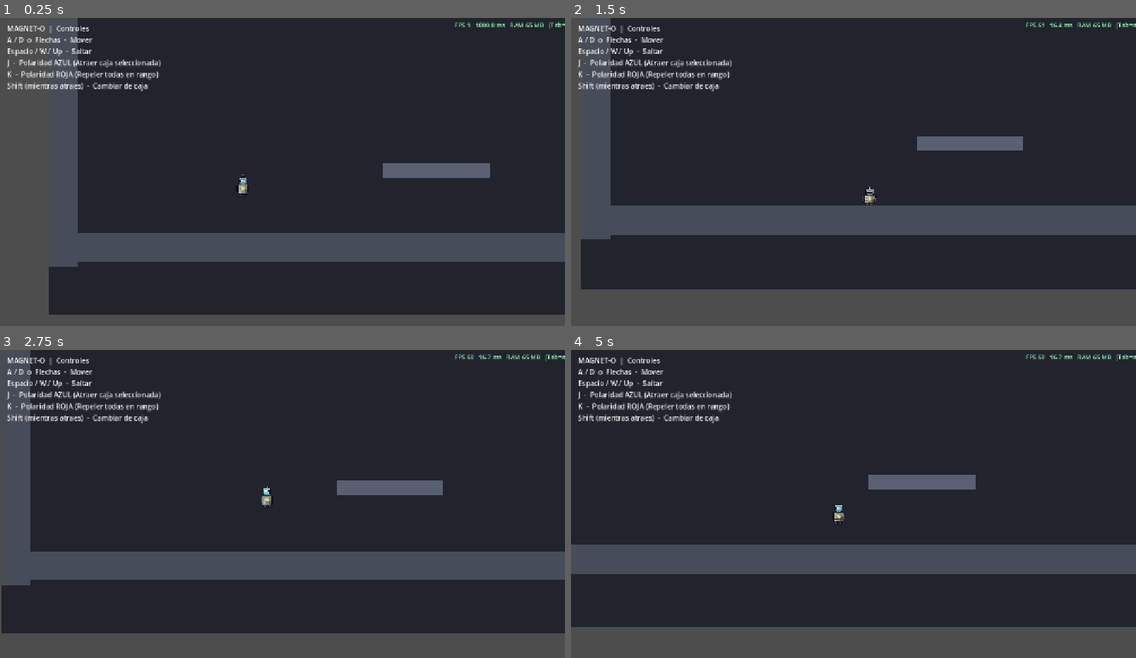
Above: before the commit, frames 1-4 (two rows, left to right).
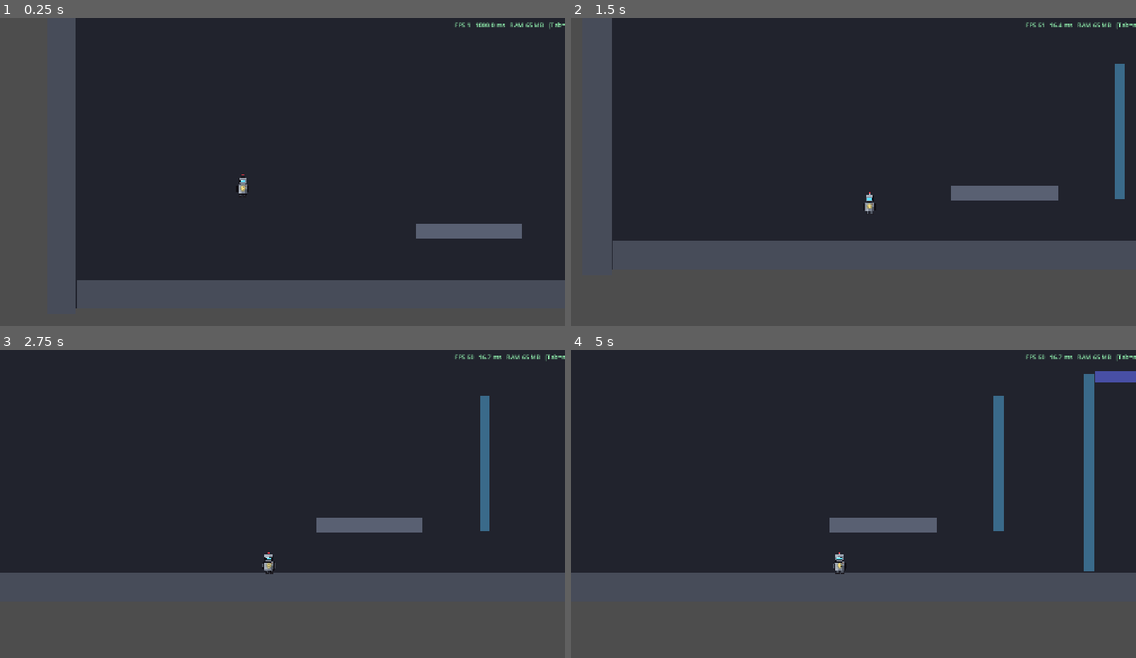
Above: after the commit, the same moments.

Repository: manueleaf/Proyecto_videojuegos_2026_individual
Game: Godot game, scene res://scenes/TestLevel_MagneticWalls.tscn
Two runs of this game, one before a commit and one after it. Both use one fixed random seed, a clock stepped at 60 frames per second and the inputs below. This scene is started directly instead of the project's main scene.
Inputs:
- Up to frame 1 (0.25 s): no input
- Up to frame 2 (1.5 s): tap Enter at 0.5 s; hold D (move_right) from 0.53 s (still down); tap Space (jump) at 0.6, 0.77, 1.07 s; tap J (attract) at 1.35 s
- Up to frame 3 (2.75 s): tap Space (jump) at 1.52, 1.55, 1.82, 2.3 s; release D (move_right) at 2.03 s; hold A (move_left) from 2.03 s (still down); tap Shift (cycle_target) at 2.1 s
- Up to frame 4 (5 s): release A (move_left) at 2.78 s; hold D (move_right) 2.78-4.28 s; tap K (repel) at 2.85 s; tap Space (jump) at 3.02, 3.05, 3.32, 3.77, 3.8, 4.07, 4.52, 4.55, 4.82 s; tap Enter at 3.6 s; hold A (move_left) from 4.28 s (still down); tap R at 4.35 s

The runs differ from the first frame. In frame 1, 22% of the frame differs, in the area x 1-100%, y 0-97%; in frame 2, 29%; in frame 3, 31%; in frame 4, 32%, in the area x 0-100%, y 2-90%.

Commit message:
Agregar desafío de rebote entre paredes magnéticas en el test level
Nueva sección en TestLevel_MagneticWalls con 2 paredes
magnéticas enfrentadas (MagneticWall4 y MagneticWall5) que permiten
subir rebotando con repel (K). Incluye plataforma superior con la
meta y un mensaje de "¡FELICIDADES!" que aparece al completarlo,
mediante nuevo script test_level_magnetic_walls.gd.

Diff:
--- a/scenes/Level3.tscn
+++ b/scenes/Level3.tscn
@@ -121,3 +121,9 @@
 
 [node name="MagneticWall" parent="." unique_id=702983495 instance=ExtResource("11_opw0y")]
 position = Vector2(750, 180)
+
+[node name="MagneticWall2" parent="." unique_id=571784687 instance=ExtResource("11_opw0y")]
+position = Vector2(-250, 180)
+
+[node name="MagneticWall3" parent="." unique_id=467297146 instance=ExtResource("11_opw0y")]
+position = Vector2(330, 250)
--- a/scenes/TestLevel_MagneticWalls.tscn
+++ b/scenes/TestLevel_MagneticWalls.tscn
@@ -1,30 +1,48 @@
 [gd_scene format=3 uid="uid://ssrrxumddcnt"]
 
 [ext_resource type="PackedScene" uid="uid://bwcnaqdf0jv41" path="res://scenes/Player.tscn" id="1_fjjk5"]
+[ext_resource type="Script" uid="uid://cr1qhhnkdpiij" path="res://scripts/test_level_magnetic_walls.gd" id="1_psm33"]
 [ext_resource type="PackedScene" uid="uid://cwssr66c0codc" path="res://scenes/MagneticWall.tscn" id="2_fjjk5"]
+[ext_resource type="PackedScene" uid="uid://cp7eulhk4s5a6" path="res://scenes/Goal.tscn" id="3_of023"]
 
 [sub_resource type="RectangleShape2D" id="GroundShape"]
 size = Vector2(2400, 60)
 
 [sub_resource type="RectangleShape2D" id="WallShape"]
-size = Vector2(60, 800)
+size = Vector2(60, 935.5)
 
 [sub_resource type="RectangleShape2D" id="PlatformShape"]
 size = Vector2(220, 30)
 
+[sub_resource type="RectangleShape2D" id="RectangleShape2D_psm33"]
+size = Vector2(1065, 20)
+
+[sub_resource type="RectangleShape2D" id="RectangleShape2D_fjjk5"]
+size = Vector2(22, 278)
+
+[sub_resource type="RectangleShape2D" id="RectangleShape2D_of023"]
+size = Vector2(19, 413)
+
+[sub_resource type="RectangleShape2D" id="RectangleShape2D_5y8v4"]
+size = Vector2(120, 180)
+
 [node name="TestLevel" type="Node2D" unique_id=2118338464]
+script = ExtResource("1_psm33")
 
 [node name="Background" type="Polygon2D" parent="." unique_id=507234384]
+position = Vector2(50, -20)
 color = Color(0.13, 0.14, 0.18, 1)
-polygon = PackedVector2Array(-1200, -500, 1200, -500, 1200, 500, -1200, 500)
+polygon = PackedVector2Array(-1240, -504, 1200, -500, 1200, 500, -1234, 505)
 
 [node name="Ground" type="StaticBody2D" parent="." unique_id=589207246]
 position = Vector2(0, 360)
 
 [node name="CollisionShape2D" type="CollisionShape2D" parent="Ground" unique_id=1875369890]
+position = Vector2(42, 96)
 shape = SubResource("GroundShape")
 
 [node name="Visual" type="Polygon2D" parent="Ground" unique_id=1965972140]
+position = Vector2(58, 96)
 color = Color(0.28, 0.3, 0.35, 1)
 polygon = PackedVector2Array(-1200, -30, 1200, -30, 1200, 30, -1200, 30)
 
@@ -32,59 +50,60 @@
 position = Vector2(-1170, 0)
 
 [node name="CollisionShape2D" type="CollisionShape2D" parent="LeftWall" unique_id=1526620384]
+position = Vector2(-3, -12)
 shape = SubResource("WallShape")
 
-[node name="Platform2" type="StaticBody2D" parent="LeftWall/CollisionShape2D" unique_id=369477624]
-position = Vector2(1470, 100)
-
-[node name="CollisionShape2D" type="CollisionShape2D" parent="LeftWall/CollisionShape2D/Platform2" unique_id=1677156701]
-shape = SubResource("PlatformShape")
-
-[node name="Visual" type="Polygon2D" parent="LeftWall/CollisionShape2D/Platform2" unique_id=727578998]
-color = Color(0.35, 0.38, 0.45, 1)
-polygon = PackedVector2Array(-110, -15, 110, -15, 110, 15, -110, 15)
-
 [node name="Visual" type="Polygon2D" parent="LeftWall" unique_id=1794715220]
+position = Vector2(-3, -7.999981)
+scale = Vector2(1, 1.2625002)
 color = Color(0.28, 0.3, 0.35, 1)
-polygon = PackedVector2Array(-30, -400, 30, -400, 30, 400, -30, 400)
+polygon = PackedVector2Array(-30, -400, 30, -400, 29.999939, -201.51501, 29.99997, 200.57104, 30, 400, -30, 400, -30, 181.4859)
 
 [node name="RightWall" type="StaticBody2D" parent="." unique_id=596630471]
 position = Vector2(1170, 0)
 
 [node name="CollisionShape2D" type="CollisionShape2D" parent="RightWall" unique_id=1016600846]
+position = Vector2(29, -42.75)
 shape = SubResource("WallShape")
 
 [node name="Visual" type="Polygon2D" parent="RightWall" unique_id=384159549]
+position = Vector2(30, -43.5)
+scale = Vector2(1, 1.17875)
 color = Color(0.28, 0.3, 0.35, 1)
-polygon = PackedVector2Array(-30, -400, 30, -400, 30, 400, -30, 400)
+polygon = PackedVector2Array(-30, -400, 30, -400, 30, -260.67856, 30, -79.00513, 30, 400, -30, 400, -30, -131.91217, -30, -213.51135)
 
 [node name="Platform1" type="StaticBody2D" parent="." unique_id=1041724256]
 position = Vector2(-400, 200)
 
 [node name="CollisionShape2D" type="CollisionShape2D" parent="Platform1" unique_id=1325262596]
+position = Vector2(69, 124)
 shape = SubResource("PlatformShape")
 
 [node name="Visual" type="Polygon2D" parent="Platform1" unique_id=1729535799]
+position = Vector2(66, 126)
 color = Color(0.35, 0.38, 0.45, 1)
 polygon = PackedVector2Array(-110, -15, 110, -15, 110, 15, -110, 15)
 
-[node name="Platform3" type="StaticBody2D" parent="." unique_id=874989579]
-position = Vector2(700, 250)
+[node name="Platformtop" type="StaticBody2D" parent="." unique_id=1926721250]
+position = Vector2(850, 20)
 
-[node name="CollisionShape2D" type="CollisionShape2D" parent="Platform3" unique_id=952728031]
-shape = SubResource("PlatformShape")
+[node name="CollisionShape2D" type="CollisionShape2D" parent="Platformtop" unique_id=109601548]
+position = Vector2(-215.5, 1)
+shape = SubResource("RectangleShape2D_psm33")
 
-[node name="Visual" type="Polygon2D" parent="Platform3" unique_id=1448081705]
-color = Color(0.35, 0.38, 0.45, 1)
-polygon = PackedVector2Array(-110, -15, 110, -15, 110, 15, -110, 15)
+[node name="Visual" type="Polygon2D" parent="Platformtop" unique_id=1257422923]
+position = Vector2(-206.00002, -1.9073486e-06)
+scale = Vector2(4.794793, 0.88461536)
+color = Color(0.2837458, 0.31130016, 0.6502092, 1)
+polygon = PackedVector2Array(-112.89188, -12, 104.953575, -11.022636, 110.00003, -11, 109.4642, 14, 96.69705, 14, -1.9817505, 14.000002, -112.89191, 15.130432)
 
 [node name="HUD" type="CanvasLayer" parent="." unique_id=1918211380]
 
 [node name="Controls" type="Label" parent="HUD" unique_id=2071395283]
-offset_left = 16.0
-offset_top = 12.0
-offset_right = 540.0
-offset_bottom = 140.0
+offset_left = -613.0
+offset_top = -117.0
+offset_right = -89.0
+offset_bottom = 36.0
 theme_override_colors/font_color = Color(0.95, 0.95, 0.95, 1)
 text = "MAGNET-O  |  Controles
 A / D  o  Flechas  -  Mover
@@ -99,12 +118,55 @@
 wall_dash_impulse = 500.0
 wall_repel_impulse = 550.0
 wall_repel_boost_y = -180.0
+wall_action_cooldown = 0.2
 
-[node name="MagneticWall" parent="." unique_id=702983495 instance=ExtResource("2_fjjk5")]
-position = Vector2(150, 300)
+[node name="MagneticWall4" parent="." unique_id=862675747 instance=ExtResource("2_fjjk5")]
+position = Vector2(-100, 130)
 
-[node name="MagneticWall2" parent="." unique_id=1409732822 instance=ExtResource("2_fjjk5")]
-position = Vector2(280, 250)
+[node name="CollisionShape2D" parent="MagneticWall4" index="0" unique_id=228712250]
+position = Vector2(1, 66)
+shape = SubResource("RectangleShape2D_fjjk5")
 
-[node name="MagneticWall3" parent="." unique_id=344863450 instance=ExtResource("2_fjjk5")]
-position = Vector2(600, 330)
+[node name="CollisionShape2D" parent="MagneticWall4/MagnetZone" parent_id_path=PackedInt32Array(862675747, 2097234288) index="0" unique_id=1422743428]
+position = Vector2(2, 66)
+
+[node name="ColorRect" parent="MagneticWall4" index="2" unique_id=729615149]
+offset_left = -7.0
+offset_top = -69.0
+offset_right = 13.0
+offset_bottom = 210.0
+
+[node name="MagneticWall5" parent="." unique_id=1171416293 instance=ExtResource("2_fjjk5")]
+position = Vector2(100, 185)
+
+[node name="CollisionShape2D" parent="MagneticWall5" index="0" unique_id=228712250]
+position = Vector2(-12, 33)
+shape = SubResource("RectangleShape2D_of023")
+
+[node name="CollisionShape2D" parent="MagneticWall5/MagnetZone" parent_id_path=PackedInt32Array(1171416293, 2097234288) index="0" unique_id=1422743428]
+position = Vector2(-8, 107)
+
+[node name="CollisionShape2D" type="CollisionShape2D" parent="MagneticWall5/MagnetZone/CollisionShape2D" index="0" unique_id=391714196]
+position = Vector2(0, -176)
+shape = SubResource("RectangleShape2D_5y8v4")
+
+[node name="ColorRect" parent="MagneticWall5" index="2" unique_id=729615149]
+offset_left = -21.0
+offset_top = -171.0
+offset_right = -1.0
+offset_bottom = 237.0
+
+[node name="Goal" parent="." unique_id=786438781 instance=ExtResource("3_of023")]
+position = Vector2(658, -43)
+
+[node name="WinCanvas" type="CanvasLayer" parent="." unique_id=2086473287]
+
+[node name="winlabel" type="Label" parent="WinCanvas" unique_id=912606343]
+offset_left = 493.0
+offset_top = -130.0
+offset_right = 808.0
+offset_bottom = -107.0
+text = "¡FELICIDADES! Completaste el desafío"
+
+[editable path="MagneticWall4"]
+[editable path="MagneticWall5"]
--- a/scripts/Player.gd
+++ b/scripts/Player.gd
@@ -9,13 +9,6 @@
 @export var friction: float = 1800.0
 @export var air_control: float = 0.6
 
-# Game feel: coyote time + jump buffer
-@export var coyote_time: float = 0.12
-@export var jump_buffer_time: float = 0.12
-
-var _coyote_timer: float = 0.0
-var _jump_buffer_timer: float = 0.0
-
 # Magnetismo
 @export var magnet_force: float = 1800.0
 @export var magnet_falloff: float = 0.35  # 0 = fuerza constante, 1 = decae linealmente con distancia
@@ -56,8 +49,6 @@
 	global_position = _spawn_position
 	velocity = Vector2.ZERO
 	current_polarity = Polarity.NONE
-	_coyote_timer = 0.0
-	_jump_buffer_timer = 0.0
 	_set_selected_box(null)
 	Audio.set_magnet_active(false)
 	Audio.play_sfx("hurt")
@@ -66,7 +57,7 @@
 
 func _physics_process(delta: float) -> void:
 	_handle_gravity(delta)
-	_handle_jump(delta)
+	_handle_jump()
 	_handle_horizontal_movement(delta)
 	_handle_polarity_input()
 	_update_target_selection()
@@ -83,29 +74,10 @@
 		velocity.y += gravity * delta
 
 
-func _handle_jump(delta: float) -> void:
-	# Jump buffer: si se presiono saltar, guardamos el "recuerdo" por un rato,
-	# aunque todavia no estemos en el suelo (ej. justo antes de aterrizar).
-	if Input.is_action_just_pressed("jump"):
-		_jump_buffer_timer = jump_buffer_time
-	else:
-		_jump_buffer_timer -= delta
-
-	# Coyote time: mientras estamos en el suelo se resetea al maximo; en el
-	# aire va bajando, permitiendo saltar un poco despues de salir de una
-	# plataforma (perdona el timing de caer sin haber saltado a tiempo).
-	if is_on_floor():
-		_coyote_timer = coyote_time
-	else:
-		_coyote_timer -= delta
-
-	# Si hay un salto "recordado" Y seguimos dentro del margen de coyote
-	# time, ejecutamos el salto.
-	if _jump_buffer_timer > 0.0 and _coyote_timer > 0.0:
+func _handle_jump() -> void:
+	if Input.is_action_just_pressed("jump") and is_on_floor():
 		velocity.y = jump_velocity
 		Audio.play_sfx("jump")
-		_jump_buffer_timer = 0.0
-		_coyote_timer = 0.0
 
 
 func _handle_horizontal_movement(delta: float) -> void:
--- /dev/null
+++ b/scripts/test_level_magnetic_walls.gd
@@ -0,0 +1,17 @@
+extends Node2D
+
+@onready var goal: Area2D = $Goal
+@onready var win_label: Label = $WinCanvas/winlabel
+
+func _ready() -> void:
+	goal.reached.connect(_on_goal_reached)
+	win_label.visible = false
+	win_label.modulate = Color(1, 0, 0, 1)
+	win_label.add_theme_font_size_override("font_size", 64)
+	print("[TestLevel] win_label global_position: ", win_label.global_position)
+
+
+func _on_goal_reached() -> void:
+	print("[TestLevel] Mostrando win_label")
+	win_label.visible = true
+	win_label.position = Vector2(100, 100)
Not shown, added: scripts/test_level_magnetic_walls.gd.uid
